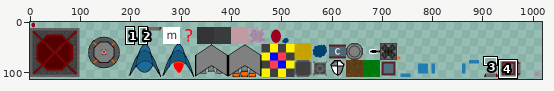
One commit to this sprite sheet: client/assets/sprites.png. The first picture is a wide view before the edit; the outline marks the close-up.
Close-up. Old version:
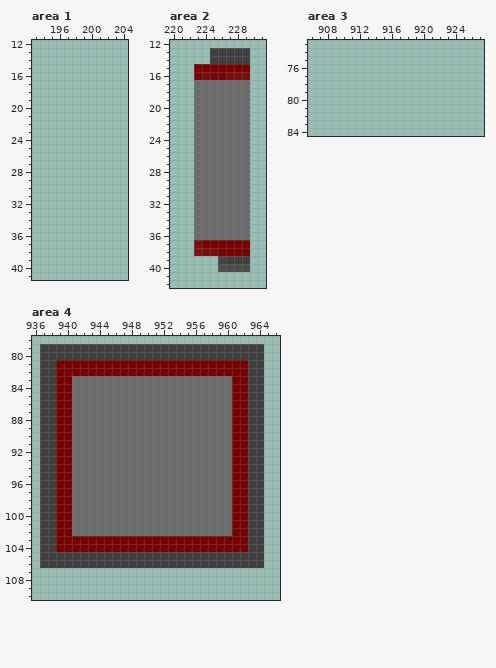
The file is 1024x128 pixels. Colours within 5 levels of each other are drawn and written as one. Shown: area 1: x 193..204, y 12..41; area 2: x 220..231, y 12..42; area 3: x 906..927, y 73..84; area 4: x 936..966, y 78..110. The wide view leaves out empty margins. The commit also changed other parts of the picture, which this record leaves out.
After:
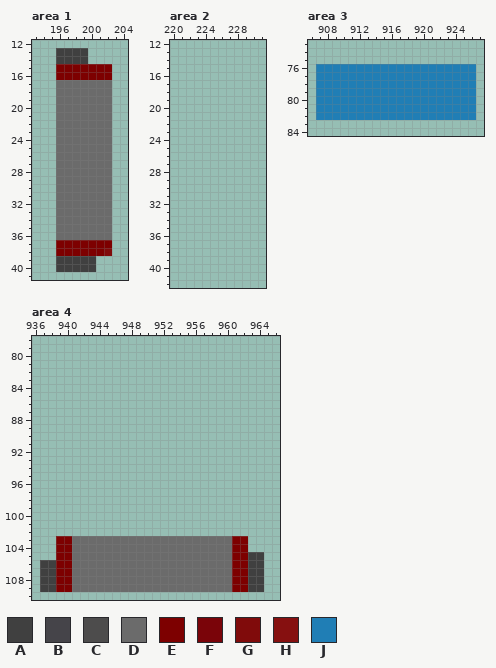
Palette (. is transparent): A #404040  B #454449  C #4d4c4c  D #6b6b6b  E #7d0000  F #7a0409  G #800b0b  H #861010  J #207eb5
From old to new:
--- area 1
@@ x 193..204 @@
 12 ............
-13 ............
-14 ............
-15 ............
-16 ............
-17 ............
-18 ............
-19 ............
-20 ............
-21 ............
-22 ............
-23 ............
-24 ............
-25 ............
-26 ............
-27 ............
-28 ............
-29 ............
-30 ............
-31 ............
-32 ............
-33 ............
-34 ............
-35 ............
-36 ............
-37 ............
-38 ............
-39 ............
-40 ............
+13 ...AAAA.....
+14 ...AAAA.....
+15 ...EEEEEEE..
+16 ...EEEEEEE..
+17 ...DDDDDDD..
+18 ...DDDDDDD..
+19 ...DDDDDDD..
+20 ...DDDDDDD..
+21 ...DDDDDDD..
+22 ...DDDDDDD..
+23 ...DDDDDDD..
+24 ...DDDDDDD..
+25 ...DDDDDDD..
+26 ...DDDDDDD..
+27 ...DDDDDDD..
+28 ...DDDDDDD..
+29 ...DDDDDDD..
+30 ...DDDDDDD..
+31 ...DDDDDDD..
+32 ...DDDDDDD..
+33 ...DDDDDDD..
+34 ...DDDDDDD..
+35 ...DDDDDDD..
+36 ...DDDDDDD..
+37 ...EEEEEEE..
+38 ...EEEEEEG..
+39 ...AAAAA....
+40 ...AAAAA....
 41 ............
--- area 2
@@ x 220..231 @@
 12 ............
-13 .....AAAAA..
-14 .....AAAAA..
-15 ...EEEEEEE..
-16 ...FGFFGGG..
-17 ...DDDDDDD..
-18 ...DDDDDDD..
-19 ...DDDDDDD..
-20 ...DDDDDDD..
-21 ...DDDDDDD..
-22 ...DDDDDDD..
-23 ...DDDDDDD..
-24 ...DDDDDDD..
-25 ...DDDDDDD..
-26 ...DDDDDDD..
-27 ...DDDDDDD..
-28 ...DDDDDDD..
-29 ...DDDDDDD..
-30 ...DDDDDDD..
-31 ...DDDDDDD..
-32 ...DDDDDDD..
-33 ...DDDDDDD..
-34 ...DDDDDDD..
-35 ...DDDDDDD..
-36 ...DDDDDDD..
-37 ...GEEEEEE..
-38 ...HGGEEEE..
-39 ......BAAA..
-40 ......CCCC..
+13 ............
+14 ............
+15 ............
+16 ............
+17 ............
+18 ............
+19 ............
+20 ............
+21 ............
+22 ............
+23 ............
+24 ............
+25 ............
+26 ............
+27 ............
+28 ............
+29 ............
+30 ............
+31 ............
+32 ............
+33 ............
+34 ............
+35 ............
+36 ............
+37 ............
+38 ............
+39 ............
+40 ............
 41 ............
--- area 3
@@ x 906..927 @@
 75 ......................
-76 ......................
-77 ......................
-78 ......................
-79 ......................
-80 ......................
-81 ......................
-82 ......................
+76 .JJJJJJJJJJJJJJJJJJJJ.
+77 .JJJJJJJJJJJJJJJJJJJJ.
+78 .JJJJJJJJJJJJJJJJJJJJ.
+79 .JJJJJJJJJJJJJJJJJJJJ.
+80 .JJJJJJJJJJJJJJJJJJJJ.
+81 .JJJJJJJJJJJJJJJJJJJJ.
+82 .JJJJJJJJJJJJJJJJJJJJ.
 83 ......................
--- area 4
@@ x 936..966 @@
  78 ...............................
- 79 .AAAAAAAAAAAAAAAAAAAAAAAAAAAA..
- 80 .AAAAAAAAAAAAAAAAAAAAAAAAAAAA..
- 81 .AAEEEEEEEEEEEEEEEEEEEEEEEEAA..
- 82 .AAEEEEEEEEEEEEEEEEEEEEEEEEAA..
- 83 .AAEEDDDDDDDDDDDDDDDDDDDDEEAA..
- 84 .AAEEDDDDDDDDDDDDDDDDDDDDEEAA..
- 85 .AAEEDDDDDDDDDDDDDDDDDDDDEEAA..
- 86 .AAEEDDDDDDDDDDDDDDDDDDDDEEAA..
- 87 .AAEEDDDDDDDDDDDDDDDDDDDDEEAA..
- 88 .AAEEDDDDDDDDDDDDDDDDDDDDEEAA..
- 89 .AAEEDDDDDDDDDDDDDDDDDDDDEEAA..
- 90 .AAEEDDDDDDDDDDDDDDDDDDDDEEAA..
- 91 .AAEEDDDDDDDDDDDDDDDDDDDDEEAA..
- 92 .AAEEDDDDDDDDDDDDDDDDDDDDEEAA..
- 93 .AAEEDDDDDDDDDDDDDDDDDDDDEEAA..
- 94 .AAEEDDDDDDDDDDDDDDDDDDDDEEAA..
- 95 .AAEEDDDDDDDDDDDDDDDDDDDDEEAA..
- 96 .AAEEDDDDDDDDDDDDDDDDDDDDEEAA..
- 97 .AAEEDDDDDDDDDDDDDDDDDDDDEEAA..
- 98 .AAEEDDDDDDDDDDDDDDDDDDDDEEAA..
- 99 .AAEEDDDDDDDDDDDDDDDDDDDDEEAA..
-100 .AAEEDDDDDDDDDDDDDDDDDDDDEEAA..
-101 .AAEEDDDDDDDDDDDDDDDDDDDDEEAA..
-102 .AAEEDDDDDDDDDDDDDDDDDDDDEEAA..
-103 .AAEEEEEEEEEEEEEEEEEEEEEEEEAA..
-104 .AAEEEEEEEEEEEEEEEEEEEEEEEEAA..
-105 .AAAAAAAAAAAAAAAAAAAAAAAAAAAA..
-106 .AAAAAAAAAAAAAAAAAAAAAAAAAAAA..
-107 ...............................
-108 ...............................
-109 ...............................
+ 79 ...............................
+ 80 ...............................
+ 81 ...............................
+ 82 ...............................
+ 83 ...............................
+ 84 ...............................
+ 85 ...............................
+ 86 ...............................
+ 87 ...............................
+ 88 ...............................
+ 89 ...............................
+ 90 ...............................
+ 91 ...............................
+ 92 ...............................
+ 93 ...............................
+ 94 ...............................
+ 95 ...............................
+ 96 ...............................
+ 97 ...............................
+ 98 ...............................
+ 99 ...............................
+100 ...............................
+101 ...............................
+102 ...............................
+103 ...EEDDDDDDDDDDDDDDDDDDDDEE....
+104 ...EEDDDDDDDDDDDDDDDDDDDDEE....
+105 ...EEDDDDDDDDDDDDDDDDDDDDEEAA..
+106 .AAEEDDDDDDDDDDDDDDDDDDDDEEAA..
+107 .AAEEDDDDDDDDDDDDDDDDDDDDEEAA..
+108 .AAEEDDDDDDDDDDDDDDDDDDDDEEAA..
+109 .AAEEDDDDDDDDDDDDDDDDDDDDEEAA..
 110 ...............................
